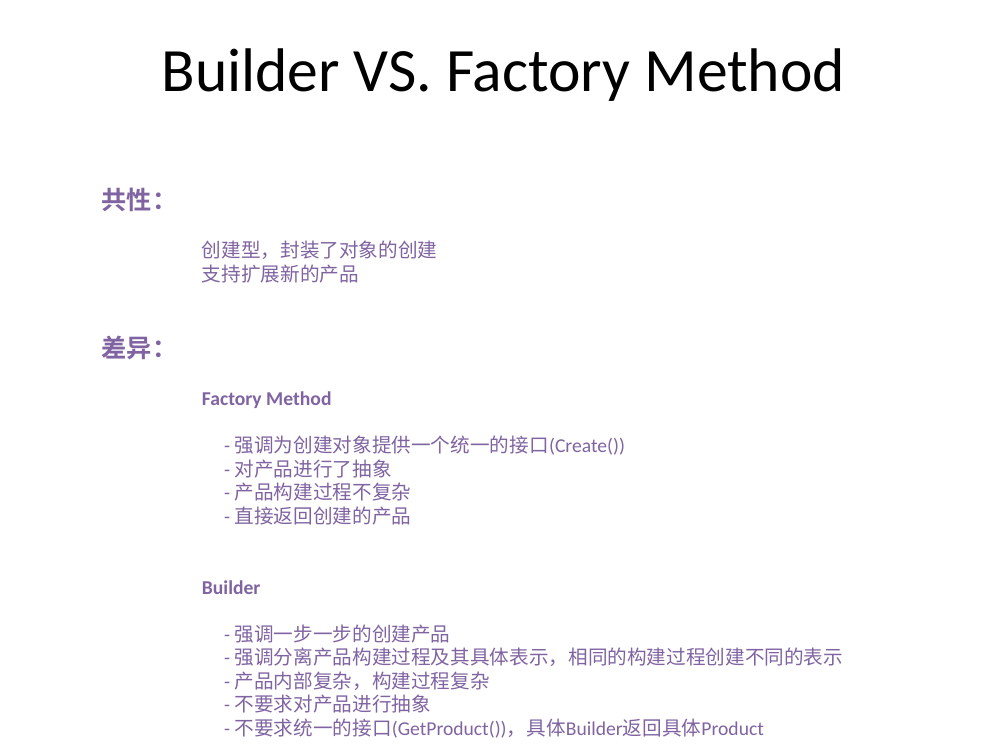
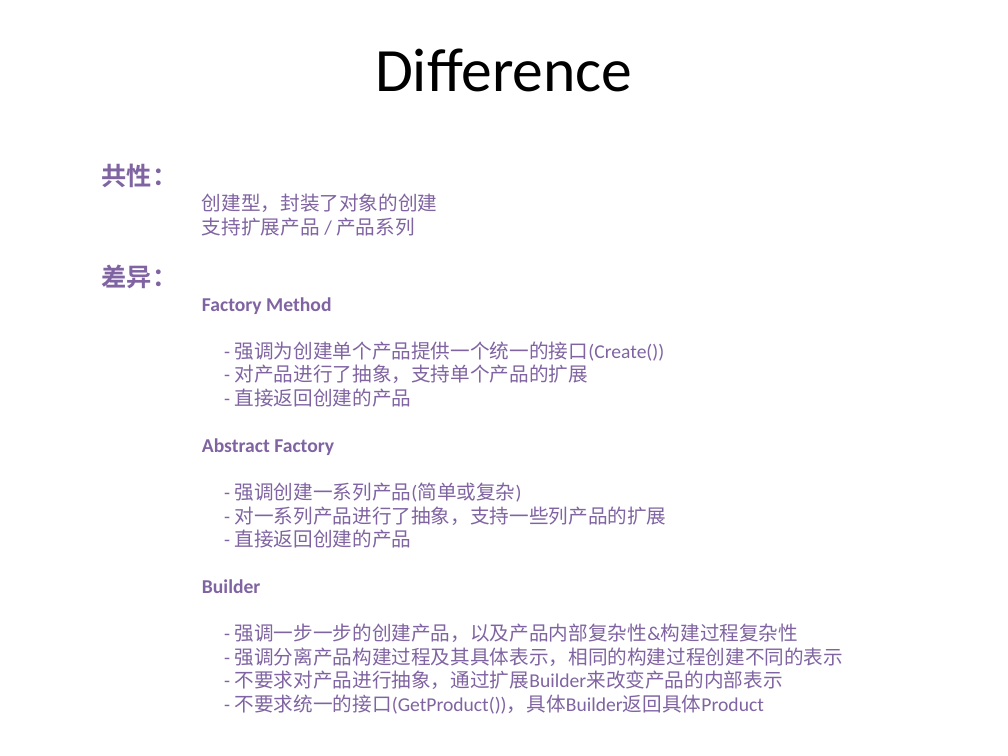
Before and after one commit to PlumpMath/DesignPattern-956, a slide deck: slide 19 of _Doc/DesignPattern.P2.Creational(Bulder).pptx. Drawn at 1008x756 pixels with LibreOffice and Linux fonts; fonts in the diff are those of the drawing. Boxes give left, top, right and bottom in pixels: in the first picture for what was removed or moved away, otherwise in the second. Text is boxed around its words. In the diff, an @@ line names an element or a change of style, - is before the commit and + after.

Commit message:
Updated Builder PPT; Added draft Singleton PPT.

```diff
--- a/_Doc/DesignPattern.P2.Creational(Bulder).pptx
+++ b/_Doc/DesignPattern.P2.Creational(Bulder).pptx
@@ text at box(375, 48, 632, 92): text changed @@
-Builder VS. Factory Method
+Difference
@@ text "共性：": place and size @@
-text "共性：" at box(101, 187, 844, 738)
+text "共性：" at box(101, 163, 844, 714)
@@ text at box(202, 217, 414, 236): text changed @@
-支持扩展新的产品
+支持扩展产品 / 产品系列
@@ text at box(202, 341, 667, 525): text changed @@
-- 强调为创建对象提供一个统一的接口(Create())
-- 对产品进行了抽象
-- 产品构建过程不复杂
+- 强调为创建单个产品提供一个统一的接口(Create())
+- 对产品进行了抽象，支持单个产品的扩展
+- 直接返回创建的产品
+Abstract Factory
+- 强调创建一系列产品(简单或复杂)
+- 对一系列产品进行了抽象，支持一些列产品的扩展
@@ text at box(235, 623, 799, 642): text changed @@
-- 强调一步一步的创建产品
+- 强调一步一步的创建产品，以及产品内部复杂性&构建过程复杂性
@@ text at box(235, 670, 783, 689): text changed @@
-- 产品内部复杂，构建过程复杂
-- 不要求对产品进行抽象
+- 不要求对产品进行抽象，通过扩展Builder来改变产品的内部表示
```
Also in this commit, not shown: 5 other slides changed, 1 other file.
